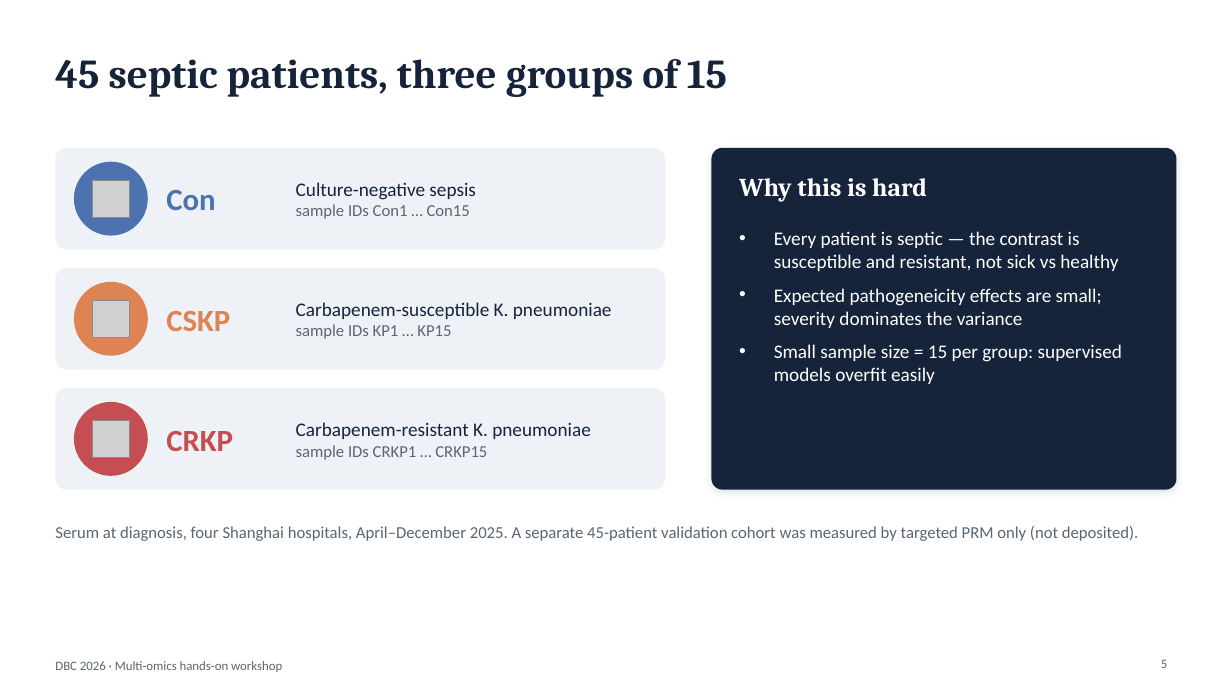
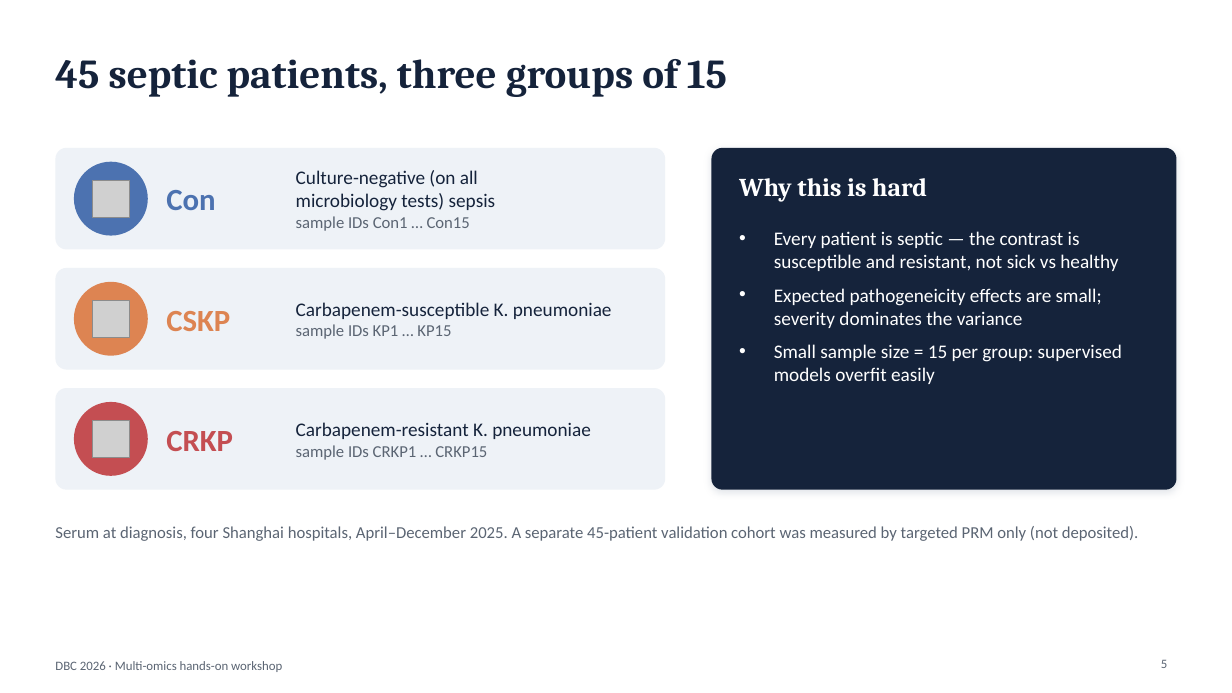
Before and after one commit to biosustain/dsp_multiomics_workshop, a slide deck: slide 5 of slides/01_workshop_introduction.pptx. Drawn at 1232x693 pixels with LibreOffice and Linux fonts; fonts in the diff are those of the drawing; grey boxes stand for pictures. Boxes give left, top, right and bottom in pixels: in the first picture for what was removed or moved away, otherwise in the second. Text is boxed around its words. In the diff, an @@ line names an element or a change of style, - is before the commit and + after.

```diff
--- a/slides/01_workshop_introduction.pptx
+++ b/slides/01_workshop_introduction.pptx
@@ text at [296, 170, 496, 211]: text changed @@
-Culture-negative sepsis
+Culture-negative (on all microbiology tests) sepsis
```
Also in this commit, not shown: 9 other slides changed, 1 slide removed.
